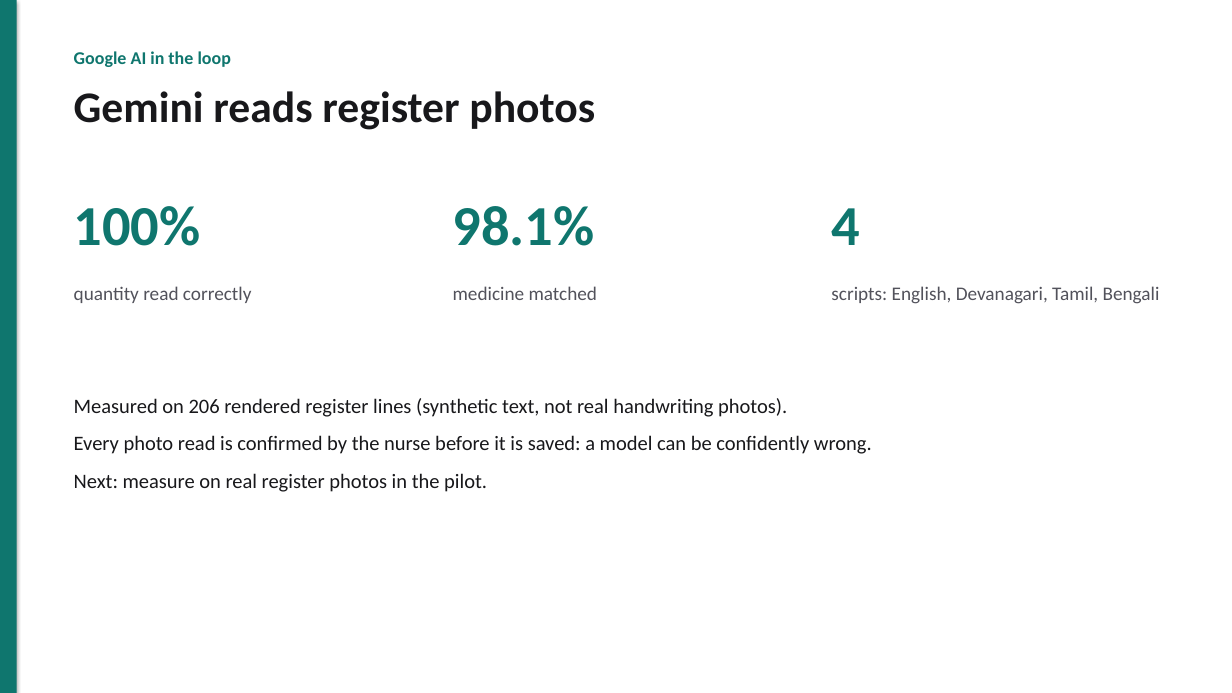
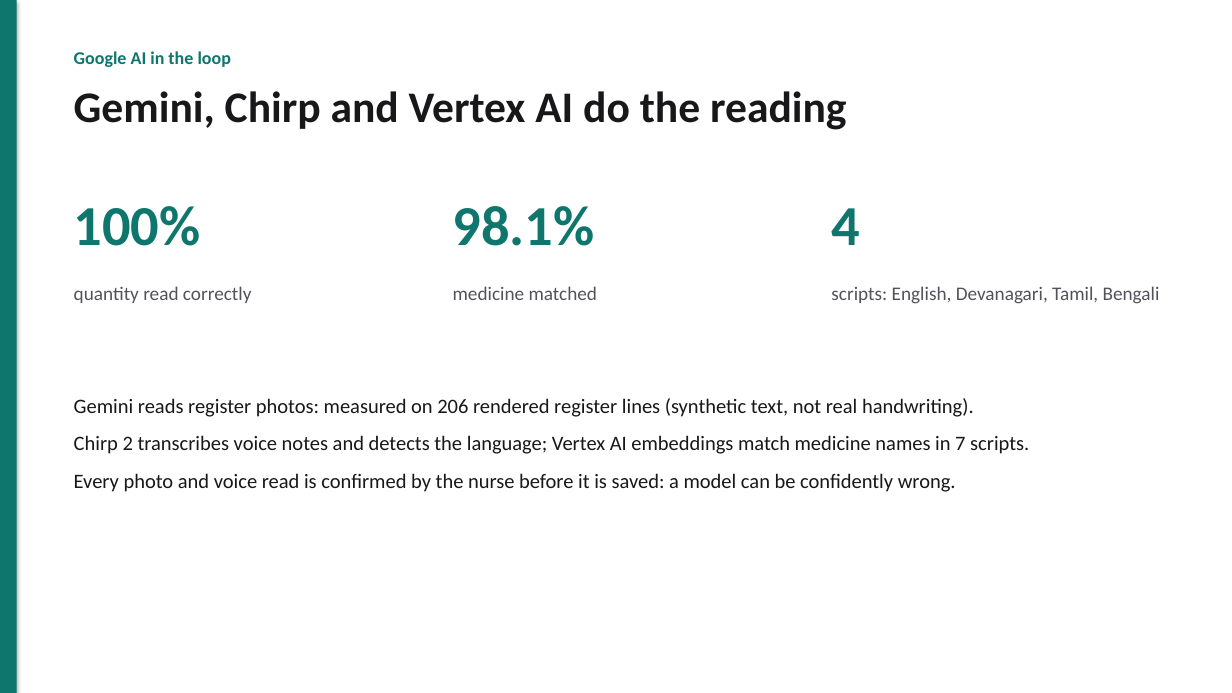
Before and after one commit to akshat333-debug/AushadhiNet, a slide deck: slide 8 of docs/pitch/AushadhiNet-pitch.pptx (slide 10 before the commit). Drawn at 1232x693 pixels with LibreOffice and Linux fonts; fonts in the diff are those of the drawing. Boxes give left, top, right and bottom in pixels: in the first picture for what was removed or moved away, otherwise in the second. Text is boxed around its words. In the diff, an @@ line names an element or a change of style, - is before the commit and + after.

```diff
--- a/docs/pitch/AushadhiNet-pitch.pptx
+++ b/docs/pitch/AushadhiNet-pitch.pptx
@@ text at box(74, 91, 847, 130): text changed @@
-Gemini reads register photos
+Gemini, Chirp and Vertex AI do the reading
@@ text at box(74, 398, 1029, 492): text changed @@
-Measured on 206 rendered register lines (synthetic text, not real handwriting photos).
-Every photo read is confirmed by the nurse before it is saved: a model can be confidently wrong.
-Next: measure on real register photos in the pilot.
+Gemini reads register photos: measured on 206 rendered register lines (synthetic text, not real handwriting).
+Chirp 2 transcribes voice notes and detects the language; Vertex AI embeddings match medicine names in 7 scripts.
+Every photo and voice read is confirmed by the nurse before it is saved: a model can be confidently wrong.
```
Also in this commit, not shown: 6 other slides changed, 2 slides added, 3 slides removed, 13 other files.
